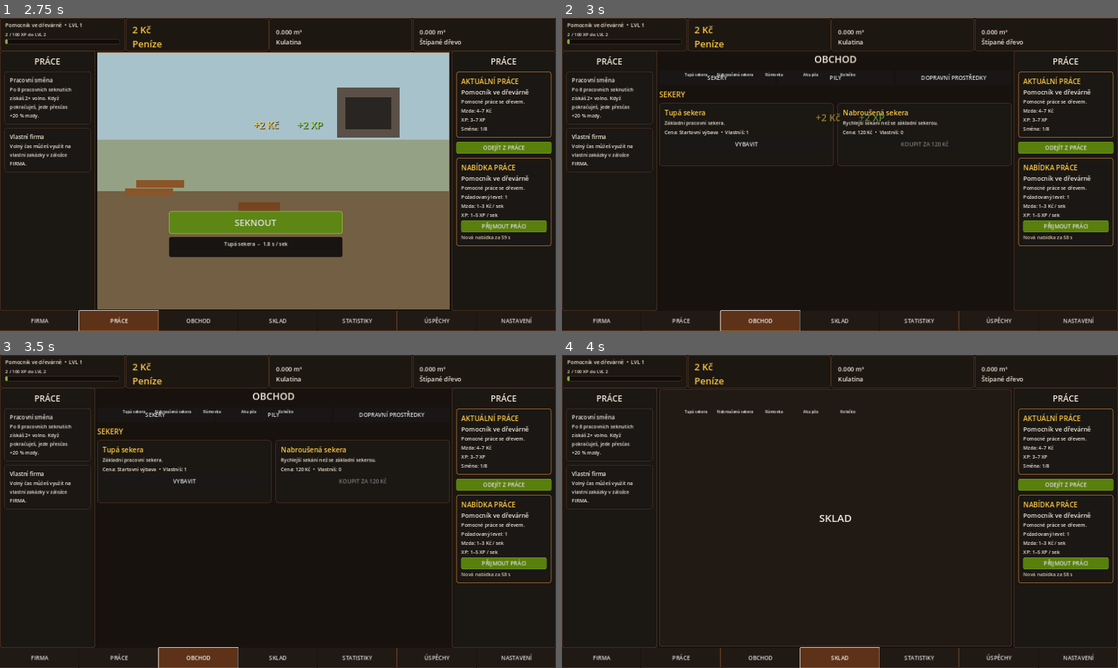
Above: before the commit, frames 1-4 (two rows, left to right).
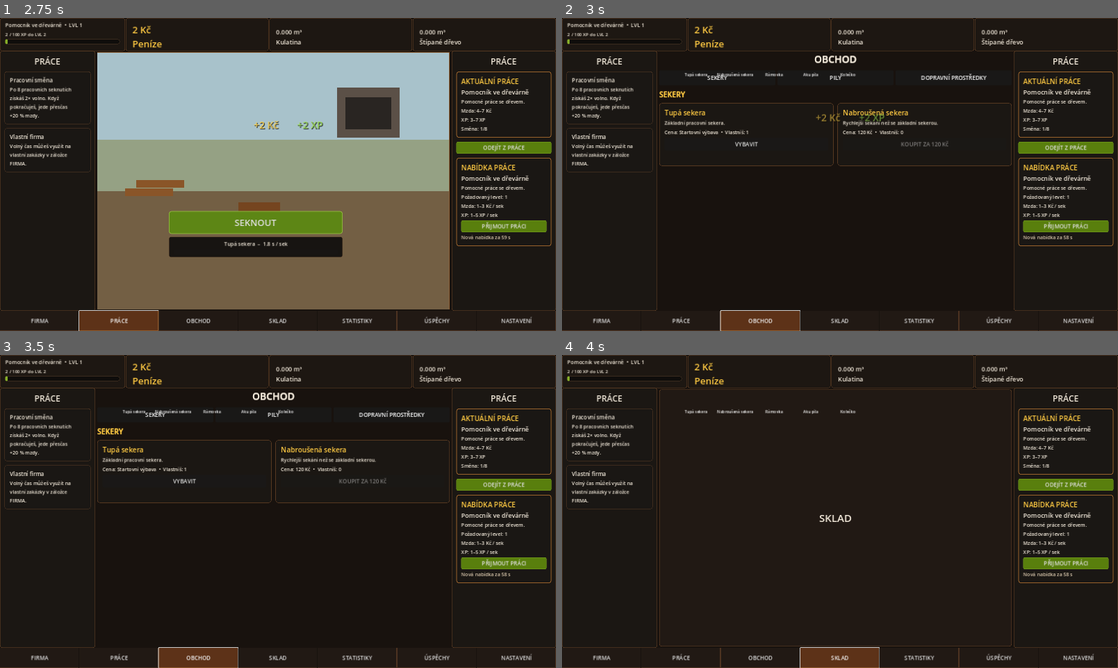
Above: after the commit, the same moments.

Repository: welewan-code/Lumberjack-John
Game: Godot game, scene res://Main.tscn
Two runs of this game, one before a commit and one after it. Both use one fixed random seed, a clock stepped at 60 frames per second and the inputs below.
Inputs:
- Up to frame 1 (2.75 s): click "SEKNOUT" at 0.5 s; click "FIRMA" at 1.25 s; click "PRÁCE" at 2 s
- Up to frame 2 (3 s): click "OBCHOD" at 2.75 s
- Up to frame 3 (3.5 s): no input
- Up to frame 4 (4 s): click "SKLAD" at 3.5 s

Frame 1 is identical in both runs. In frame 2, 0.2% of the frame differs, in the area x 17-53%, y 12-26%; in frame 3, 0.2%; in frame 4, nothing differs.
Error in both runs: Left operand of 'is' is a previously freed instance. (res://work_rewards.gd:35)

Commit message:
Fix OBCHOD tab routing

Diff:
--- a/main.gd
+++ b/main.gd
@@ -146,9 +146,21 @@
 	for child:Node in content_host.get_children(): child.queue_free()
 
 func show_tab(tab:String) -> void:
-	current_tab=tab; clear_content()
-	if tab=="PRÁCE": render_work()
-	else: render_placeholder(tab)
+	current_tab=tab
+	clear_content()
+	if tab=="PRÁCE":
+		render_work()
+	elif tab=="OBCHOD":
+		call_deferred("_open_shop")
+	else:
+		render_placeholder(tab)
+
+func _open_shop() -> void:
+	var shop := get_node_or_null("/root/ShopUI")
+	if shop != null and shop.has_method("_render_shop"):
+		shop.call("_render_shop")
+	else:
+		render_placeholder("OBCHOD")
 
 func render_work() -> void:
 	var center:=PanelContainer.new(); center.size_flags_horizontal=Control.SIZE_EXPAND_FILL; center.size_flags_vertical=Control.SIZE_EXPAND_FILL; center.add_theme_stylebox_override("panel",panel_style("#6f5a3f","#8b5d32",0,1)); content_host.add_child(center)
@@ -192,7 +204,6 @@
 func start_chop() -> void:
 	if action_running:
 		return
-	# V zaměstnání sekáš dřevo zaměstnavatele. Vlastní sklad se vůbec nemění.
 	action_running=true
 	action_elapsed=0.0
 	action_duration=axe_time()
@@ -202,8 +213,6 @@
 	chop_button.text="SEKÁM..."
 
 func finish_chop() -> void:
-	# Dokončení pracovního seku dává pouze mzdu/XP přes WorkRewards.
-	# Žádné dřevo se hráči nepřidává ani neodebírá.
 	action_running=false
 	chop_button.disabled=false
 	chop_button.text="SEKNOUT"
